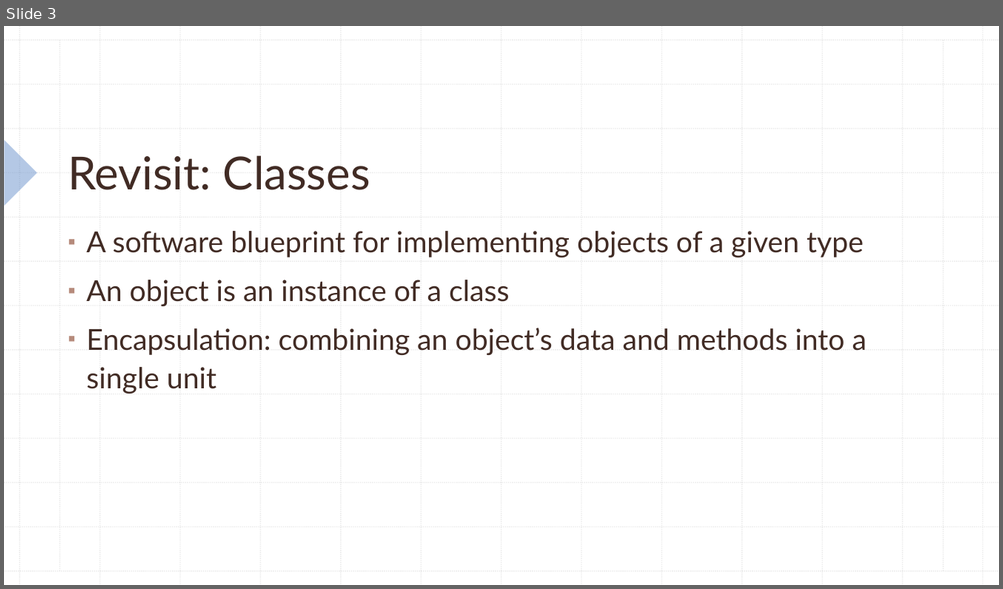
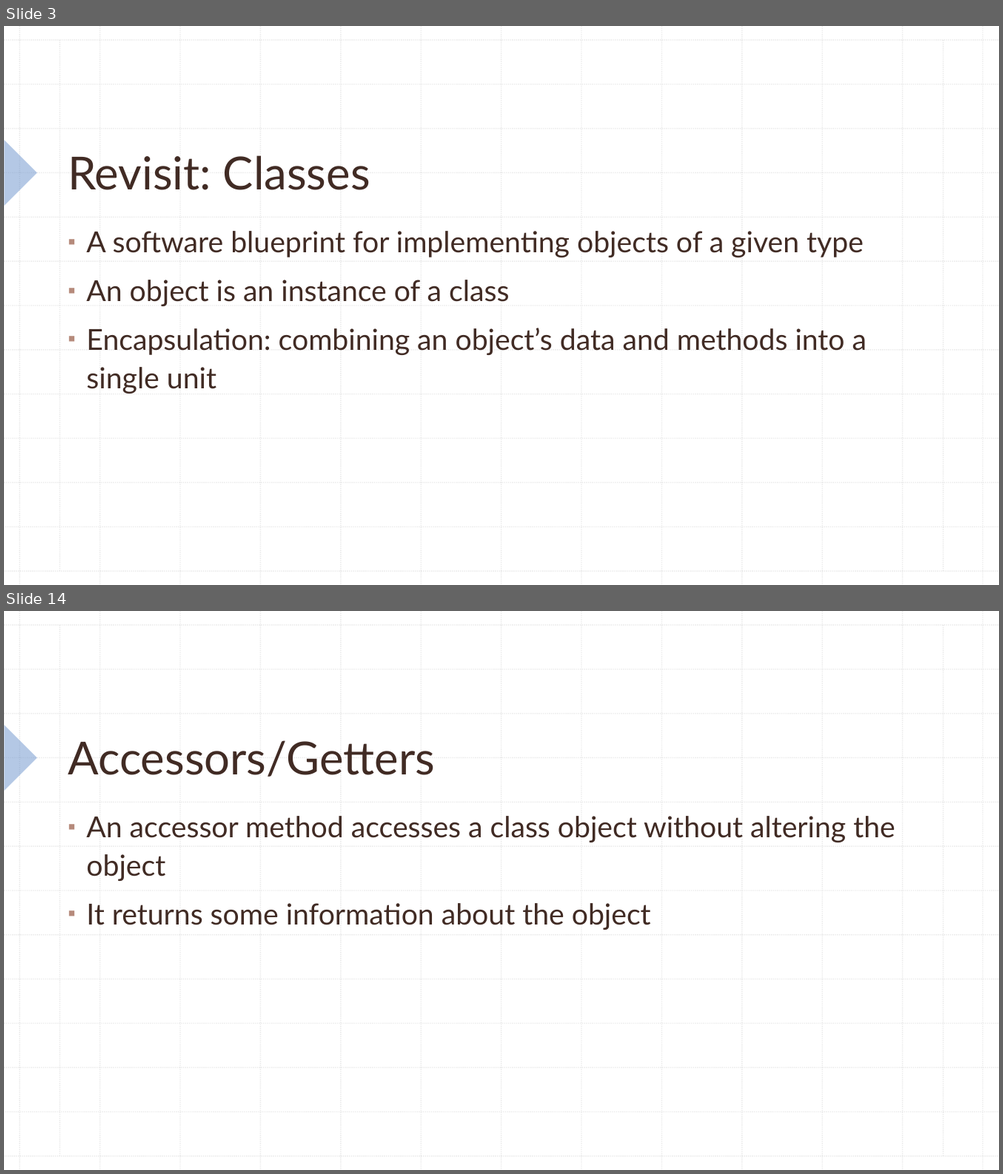
Before and after one commit to KarinaSang/Teaching, a slide deck: AP Java/Week3/Week3.pptx. Shown one above the other, each under a label of ours: slide 3 before the commit, slides 3 and 14 after it; the slides between them are not shown. The pictures are 1003x589 and 1003x1174 pixels, drawn with LibreOffice and Linux fonts; fonts in the diff are those of the drawing. Boxes give left, top, right and bottom in pixels: in the first picture for what was removed or moved away, otherwise in the second. Text is boxed around its words. In the diff, an @@ line names an element or a change of style, - is before the commit and + after.

```diff
--- a/AP Java/Week3/Week3.pptx
+++ b/AP Java/Week3/Week3.pptx
@@ slide 14 added at [4, 611, 999, 1170], background #FFFFFF; not listed: 29 template elements that a slide beside it also shows @@
@@ title added at [68, 741, 435, 777], 44 pt, text #412B24 @@
+Accessors/Getters
@@ text added at [86, 816, 895, 930], 28 pt, text #412B24 @@
+▪ An accessor method accesses a class object without altering the object
+▪ It returns some information about the object
```
Also in this commit, not shown: 27 other slides added, 6 other files.
